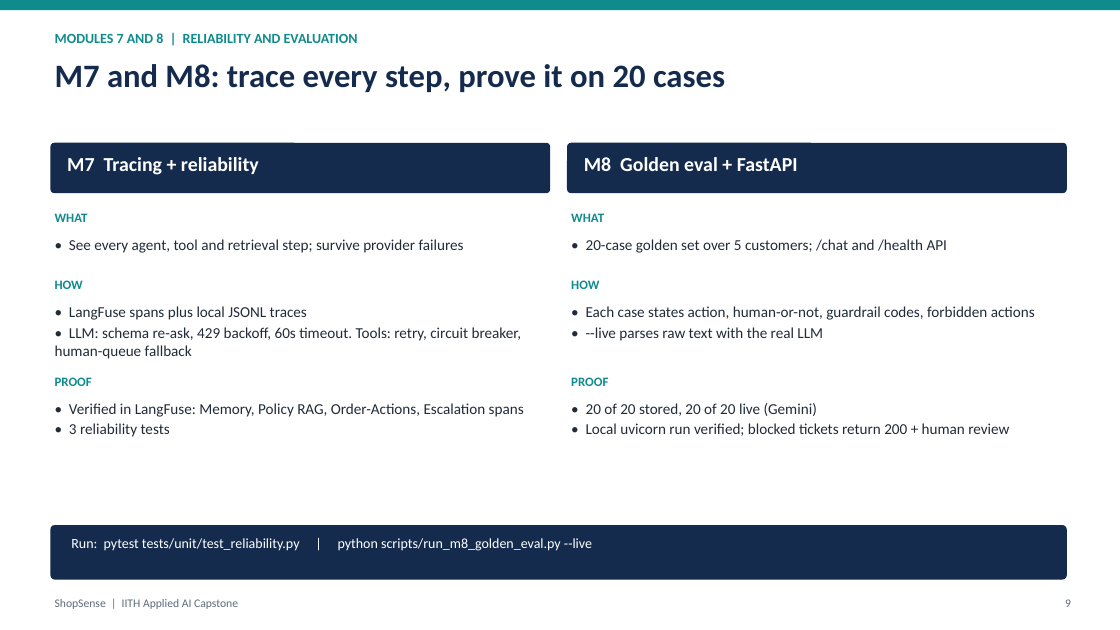
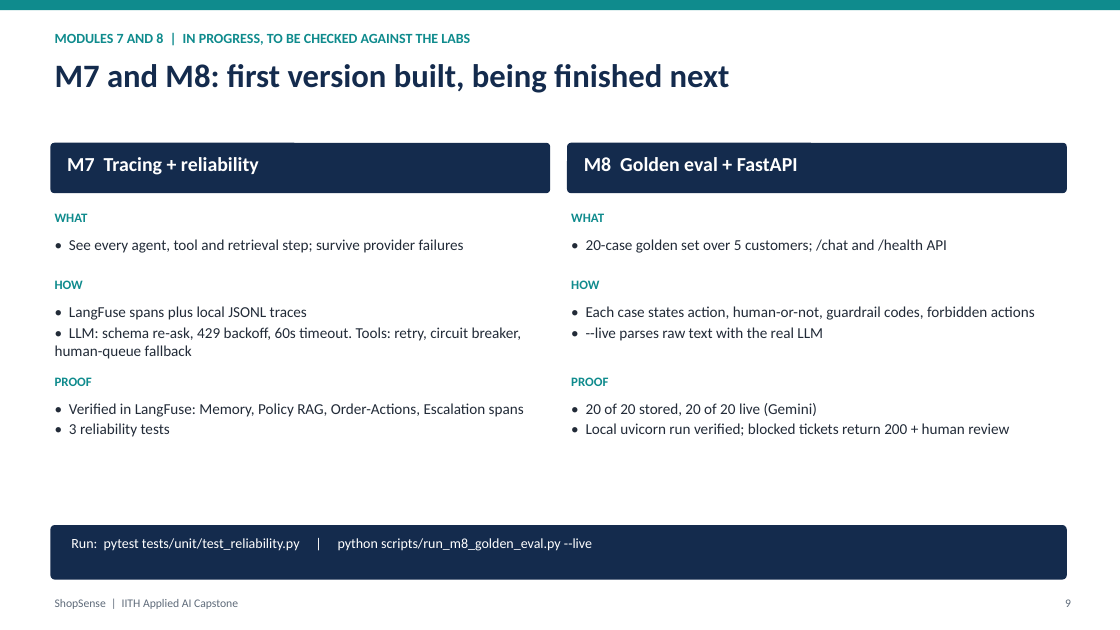
Before and after one commit to abhraj786/iith-ai-capstone-shopsense, a slide deck: slide 9 of docs/deck/iith-ai-capstone-shopsense.pptx. Drawn at 1120x630 pixels with LibreOffice and Linux fonts; fonts in the diff are those of the drawing. Boxes give left, top, right and bottom in pixels: in the first picture for what was removed or moved away, otherwise in the second. Text is boxed around its words. In the diff, an @@ line names an element or a change of style, - is before the commit and + after.

Commit message:
Deck: mark M1-M6 complete, M7/M8 in progress; architecture tools wording

```diff
--- a/docs/deck/iith-ai-capstone-shopsense.pptx
+++ b/docs/deck/iith-ai-capstone-shopsense.pptx
@@ text at (55,33,470,45): text changed @@
-MODULES 7 AND 8 | RELIABILITY AND EVALUATION
+MODULES 7 AND 8 | IN PROGRESS, TO BE CHECKED AGAINST THE LABS
@@ text at (55,64,730,93): text changed @@
-M7 and M8: trace every step, prove it on 20 cases
+M7 and M8: first version built, being finished next
```
Also in this commit, not shown: 2 other slides changed, 1 other file.
